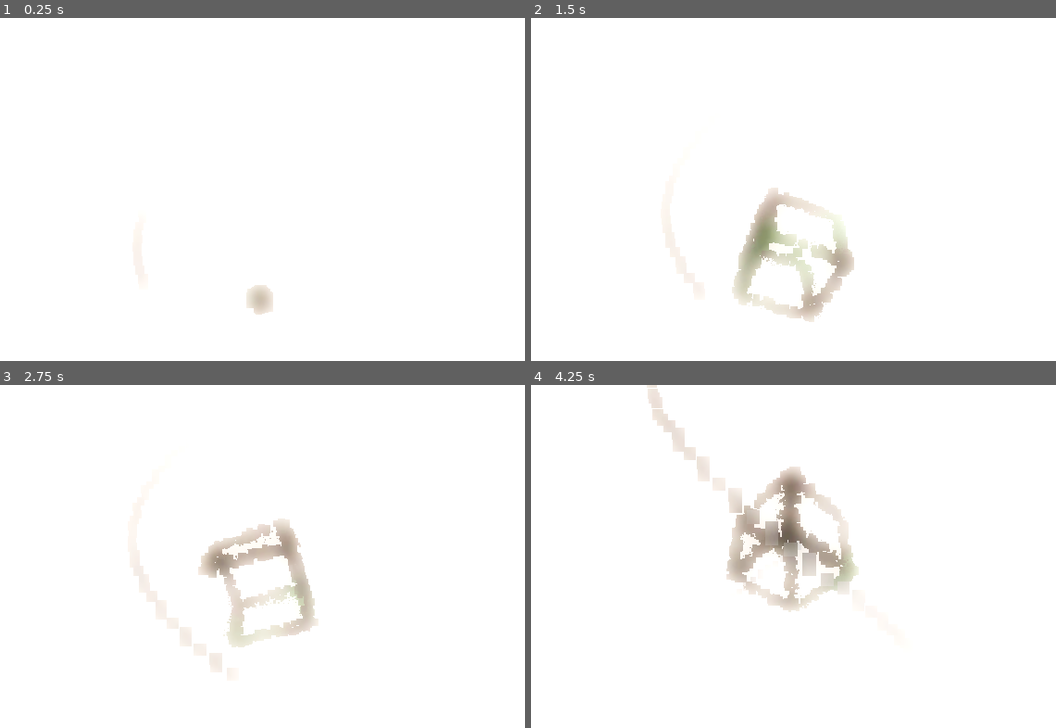
Above: before the commit, frames 1-4 (two rows, left to right).
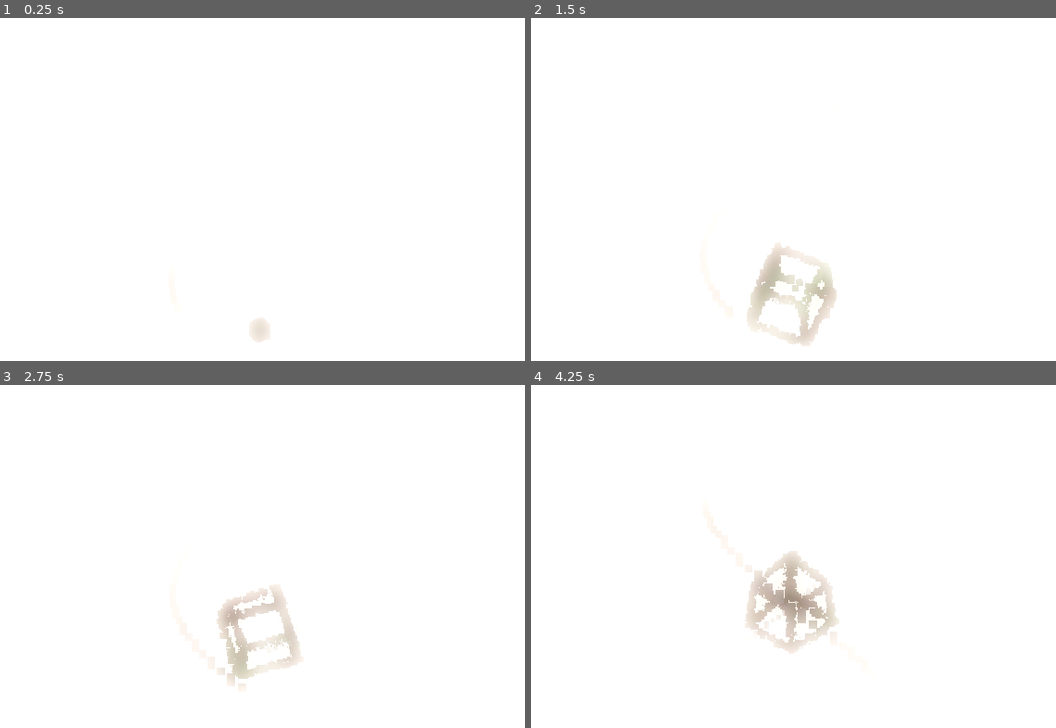
Above: after the commit, the same moments.

Repository: Simplexeon/visual-world
Game: Godot game, scene res://pieces/viridian_summoning/EnemySpawner.tscn
The game is run twice, just before and just after one commit, with the same random seed, the same clock (stepped at 60 frames per second) and the same inputs. This scene is started directly instead of the project's main scene.
Inputs (mouse positions are in pixels of both pictures, inside the frame that each line leads up to):
- Up to frame 1 (0.25 s): no input
- Up to frame 2 (1.5 s): move the mouse to (951, 206) at 0.52 s; hold D (right) 0.53-1.28 s; hold Z (toggle_vision) 0.53-1.28 s; click (951, 206) at 0.67 s; move the mouse to (641, 247) at 1.27 s; hold S (backward) from 1.28 s (still down); tap Z (toggle_vision) at 1.35 s
- Up to frame 3 (2.75 s): move the mouse to (336, 501) at 2.02 s; release S (backward) at 2.03 s; hold D (right) from 2.03 s (still down); hold Z (toggle_vision) from 2.03 s (still down)
- Up to frame 4 (4.25 s): move the mouse to (751, 676) at 2.77 s; release D (right) at 2.78 s; release Z (toggle_vision) at 2.78 s; hold W (forward) 2.78-3.53 s; tap Z (toggle_vision) at 2.85 s; click (751, 676) at 2.92 s; move the mouse to (1014, 655) at 3.52 s; hold A (left) from 3.53 s (still down); hold Z (toggle_vision) from 3.53 s (still down)

The runs differ from the first frame. In frame 1, 0.6% of the frame differs, in the area x 46-53%, y 77-95%; in frame 2, 4.8%; in frame 3, 4.5%; in frame 4, 6.8%, in the area x 22-63%, y 0-79%.

Commit message:
Tweaked camera

Diff:
--- a/pieces/viridian_summoning/EnemySpawner.tscn
+++ b/pieces/viridian_summoning/EnemySpawner.tscn
@@ -318,17 +318,17 @@
 process_material = ExtResource("3_4fn2m")
 draw_pass_1 = SubResource("QuadMesh_11nmi")
 
-[node name="CubeEmitter9" type="GPUParticles3D" parent="ParticleCube/CubeLines"]
-transform = Transform3D(0, 0, 0, 0, 0, 0, 0, 0, 0, 0, 0, 0)
-emitting = false
-amount = 150
-lifetime = 0.1
-fixed_fps = 60
-process_material = ExtResource("3_4fn2m")
-draw_pass_1 = SubResource("QuadMesh_11nmi")
-
 [node name="CubeEmitter11" type="GPUParticles3D" parent="ParticleCube/CubeLines"]
 transform = Transform3D(-4.37114e-08, -1, 0, 1, -4.37114e-08, 0, 0, 0, 1, -0.5, 0, -0.5)
+emitting = false
+amount = 150
+lifetime = 0.1
+fixed_fps = 60
+process_material = ExtResource("3_4fn2m")
+draw_pass_1 = SubResource("QuadMesh_11nmi")
+
+[node name="CubeEmitter13" type="GPUParticles3D" parent="ParticleCube/CubeLines"]
+transform = Transform3D(-4.37114e-08, -1, 0, 1, -4.37114e-08, 0, 0, 0, 1, -0.5, 0, 0.5)
 emitting = false
 amount = 150
 lifetime = 0.1
@@ -488,7 +488,7 @@
 spot_angle = 35.471
 
 [node name="Camera3D" type="Camera3D" parent="."]
-transform = Transform3D(1, 0, 0, 0, 0.989006, 0.147878, 0, -0.147878, 0.989006, 0, 1.01086, 3.56413)
+transform = Transform3D(1, 0, 0, 0, 0.998421, -0.0561705, 0, 0.0561705, 0.998421, 0, 1.01086, 4.89081)
 
 [node name="WorldEnvironment" type="WorldEnvironment" parent="."]
 environment = SubResource("Environment_df3jg")
